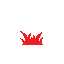
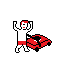
Layers edited between the first and the second 64 x 64 image:
added group "Man_win" with 15 layers above "Man_win_mow" over [13, 20, 33, 53]
added layer "Layer 1 copy 32" in group "Man_win" over [13, 21, 33, 53]
added layer "Layer 1 copy 31" in group "Man_win" over [13, 20, 33, 53]
added layer "Layer 1 copy 21" in group "Man_win" over [13, 20, 33, 53]
added layer "Layer 1 copy 30" in group "Man_win" over [13, 20, 33, 53]
added layer "Layer 1 copy 29" in group "Man_win" over [13, 20, 33, 52]
added layer "Layer 1 copy 28" in group "Man_win" over [13, 20, 33, 51]
added layer "Layer 1 copy 27" in group "Man_win" over [13, 20, 33, 50]
added layer "Layer 1 copy 33" in group "Man_win" over [13, 20, 33, 48]
added layer "Layer 1 copy 25" in group "Man_win" over [13, 20, 33, 48]
added layer "Layer 1 copy 24" in group "Man_win" over [13, 20, 33, 50]
added layer "Layer 1 copy 23" in group "Man_win" over [13, 20, 33, 51]
added layer "Layer 1 copy 26" in group "Man_win" over [13, 20, 33, 52]
added layer "Layer 1 copy 22" in group "Man_win" over [13, 20, 33, 53]
added layer "Layer 1 copy 20" in group "Man_win" over [13, 20, 33, 53]
added layer "Layer 1 copy 19" in group "Man_win" over [13, 20, 33, 53]
added group "Man_win_mow" with 1 layers above "grass icon" over [24, 34, 52, 52]
added layer "Layer 4 copy 16" in group "Man_win_mow" over [24, 34, 52, 52]
hid group "grass icon" (18 layers) over [20, 26, 43, 45]
